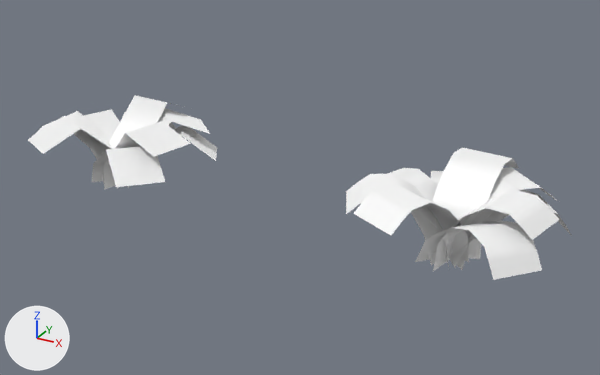
The FBX model VRPO/Assets/Resources/3D Joseph/LOD Models/Ferns LOD-L.fbx: old version first, new version second.
Camera for both pictures: a 50 mm lens placed at (-4.1, -12.09, 2.85), pointed at (-7.0, -6.82, 0.21). Arrows for +X, +Y and +Z are at lower left; the lights stay in place. Where no turn or scale is listed for an object, it has been applied to the vertices.

The first picture shows 'Large_Ferns2', 'Large_Ferns3'.
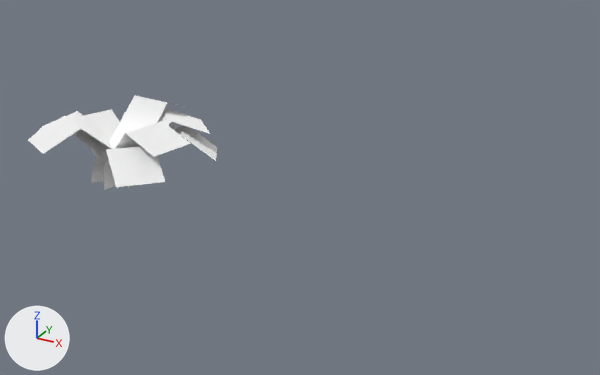
Location of each change, [x1, y1, x2, y2] in pixels of the pictures (600 x 375 px):
```json
{"object": "Large_Ferns2", "change": "deleted", "before": [346, 147, 572, 280]}
```

The change, as JSON lines over the scene's bpy script:
```json
{"op": "remove", "block": "ob_large_ferns2", "code": ["ob_large_ferns2 = bpy.data.objects.new('Large_Ferns2', me_mesh)", "ob_large_ferns2.location = (-5.708, -6.948, -0.011)"]}
```
